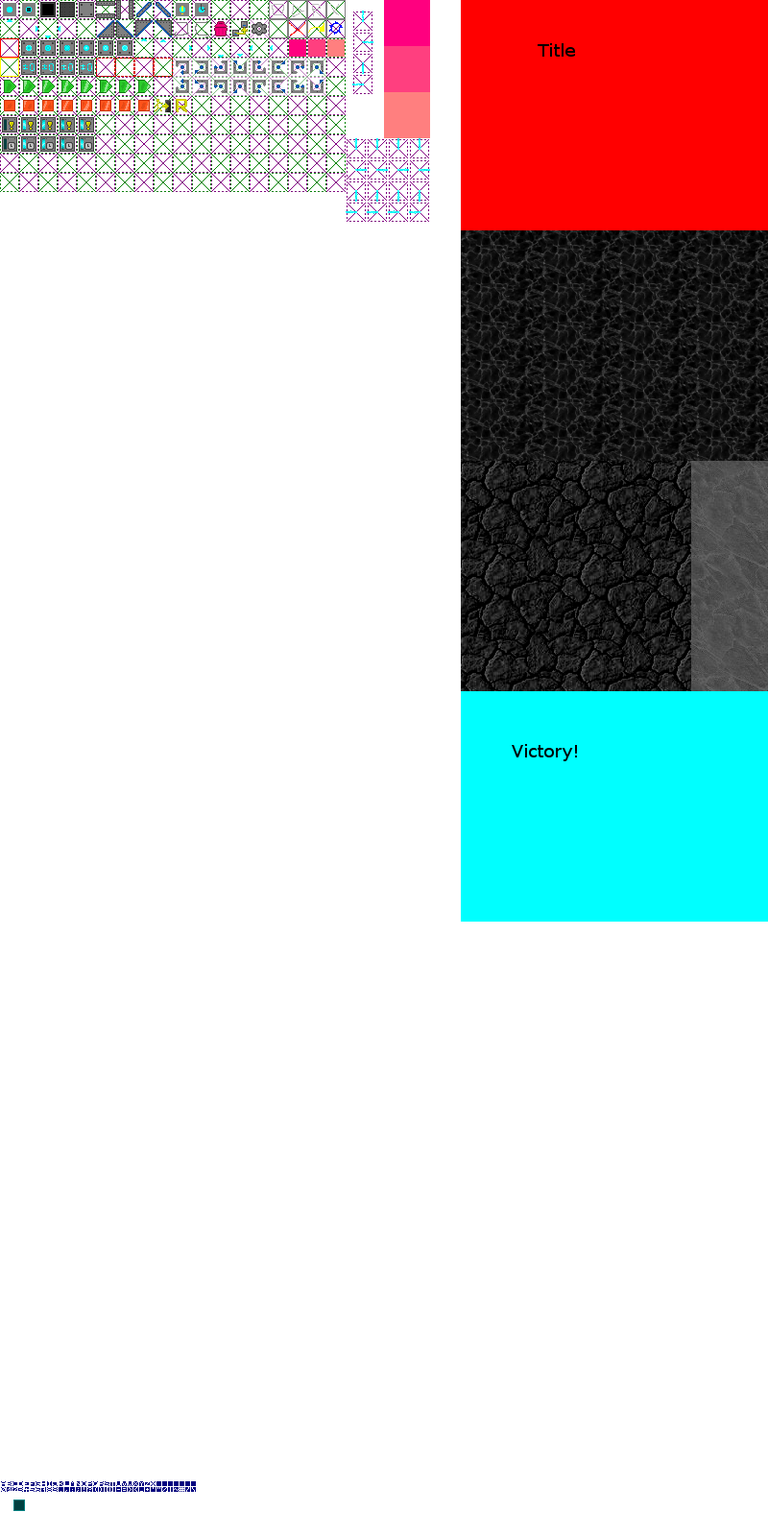
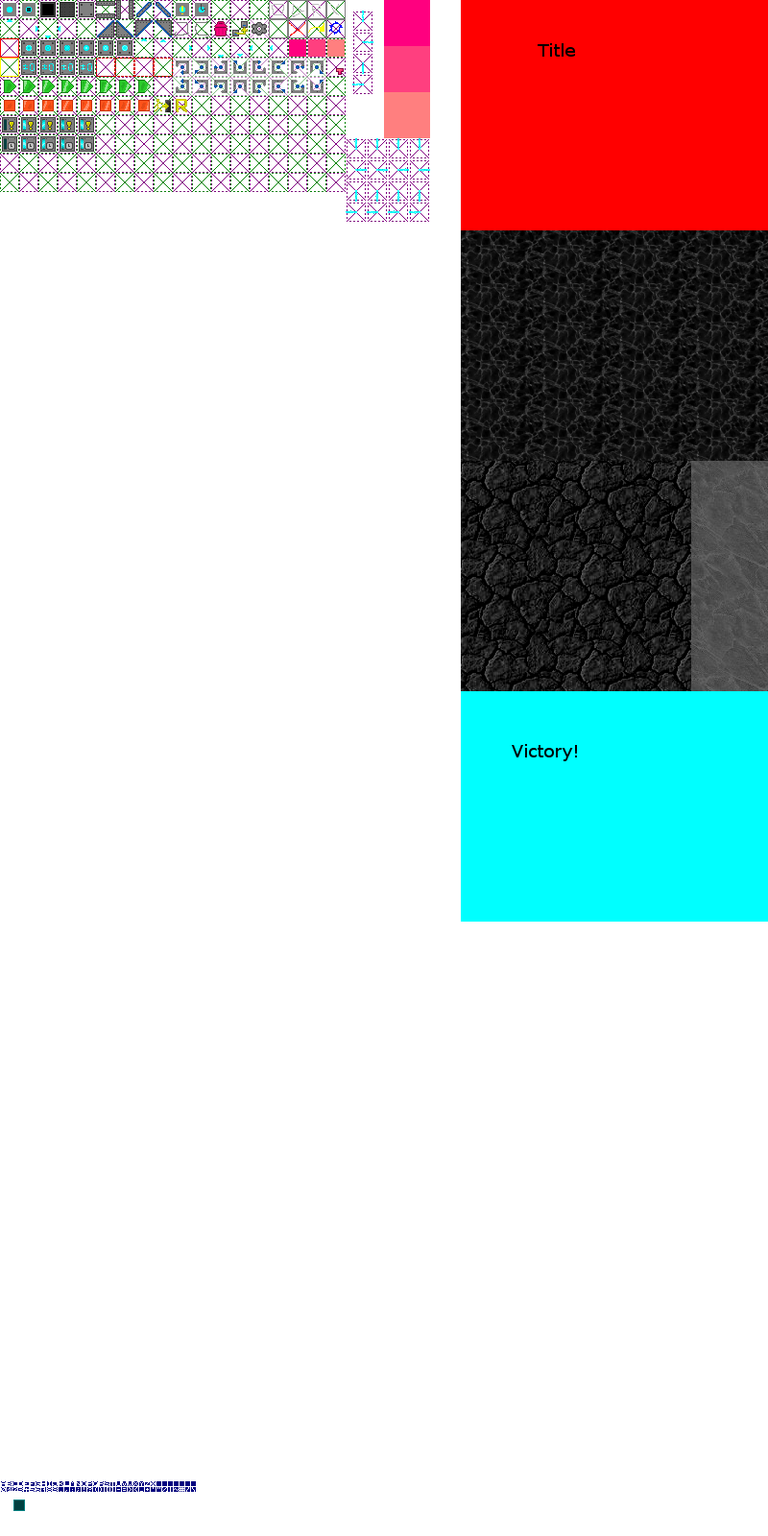
Before/after of a 768x1536 layered artwork. What changed in the layer stack:
painted on "stuff" over (335, 68, 344, 75)
